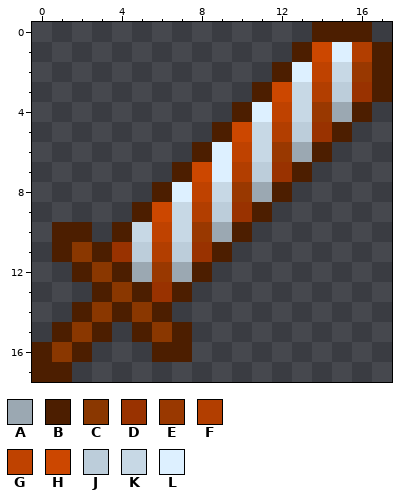
Two versions of one pixel-art sprite, CookieMod/Items/Weapons/VanillaSwirl.png. This is how it looked before the edit.
The file is 36x36 pixels, drawn in blocks of 2x2; one block is one cell here. Colours within 5 levels of each other are drawn and written as one.
Palette (. is transparent): A #9ba8b2  B #4c1e00  C #8a3700  D #993200  E #993800  F #b23e00  G #bf4200  H #cc4700  J #bccdda  K #c7d8e5  L #ddf0ff
Once edited:
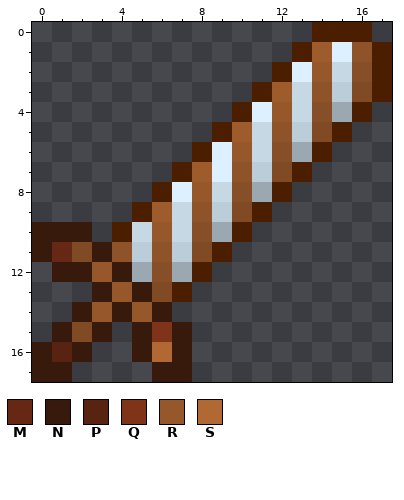
Colours new in this view: M #662814  N #381a0c  P #592311  Q #7f3419  R #96582b  S #b26833
Changes in this commit:
{"colour":"D","old":"#993200","new":"#7f4a24"}
{"colour":"E","old":"#993800","new":"#874f27"}
{"colour":"F","old":"#b23e00","new":"#8e5329"}
{"colour":"H","old":"#cc4700","new":"#9e5c2d"}
{"y":2,"x":14,"old":"G","new":"R"}
{"y":4,"x":12,"old":"G","new":"R"}
{"y":6,"x":10,"old":"G","new":"R"}
{"y":8,"x":8,"old":"G","new":"R"}
{"y":10,"x":0,"old":".BB","new":"NNN"}
{"y":10,"x":6,"old":"G","new":"R"}
{"y":11,"x":0,"old":".BCBD","new":"NMDNF"}
{"y":12,"x":1,"old":".BCB","new":"NNRN"}
{"y":13,"x":3,"old":"BCB","new":"NRN"}
{"y":14,"x":2,"old":"BCBCB","new":"NRNRN"}
{"y":15,"x":1,"old":"BCB","new":"NDN"}
{"y":15,"x":5,"old":"BCB","new":"NQN"}
{"y":16,"x":0,"old":"BCB","new":"NPN"}
{"y":16,"x":5,"old":".BB","new":"NSN"}
{"y":17,"x":0,"old":"BB","new":"NN"}
{"y":17,"x":6,"old":"..","new":"NN"}
{"label":"changed","picture_box":[32,42,372,382]}
